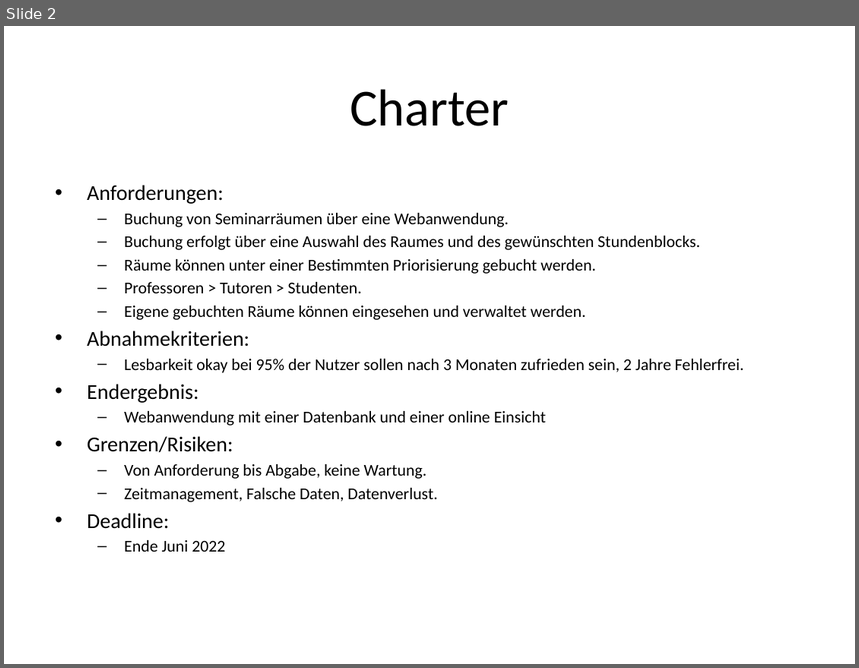
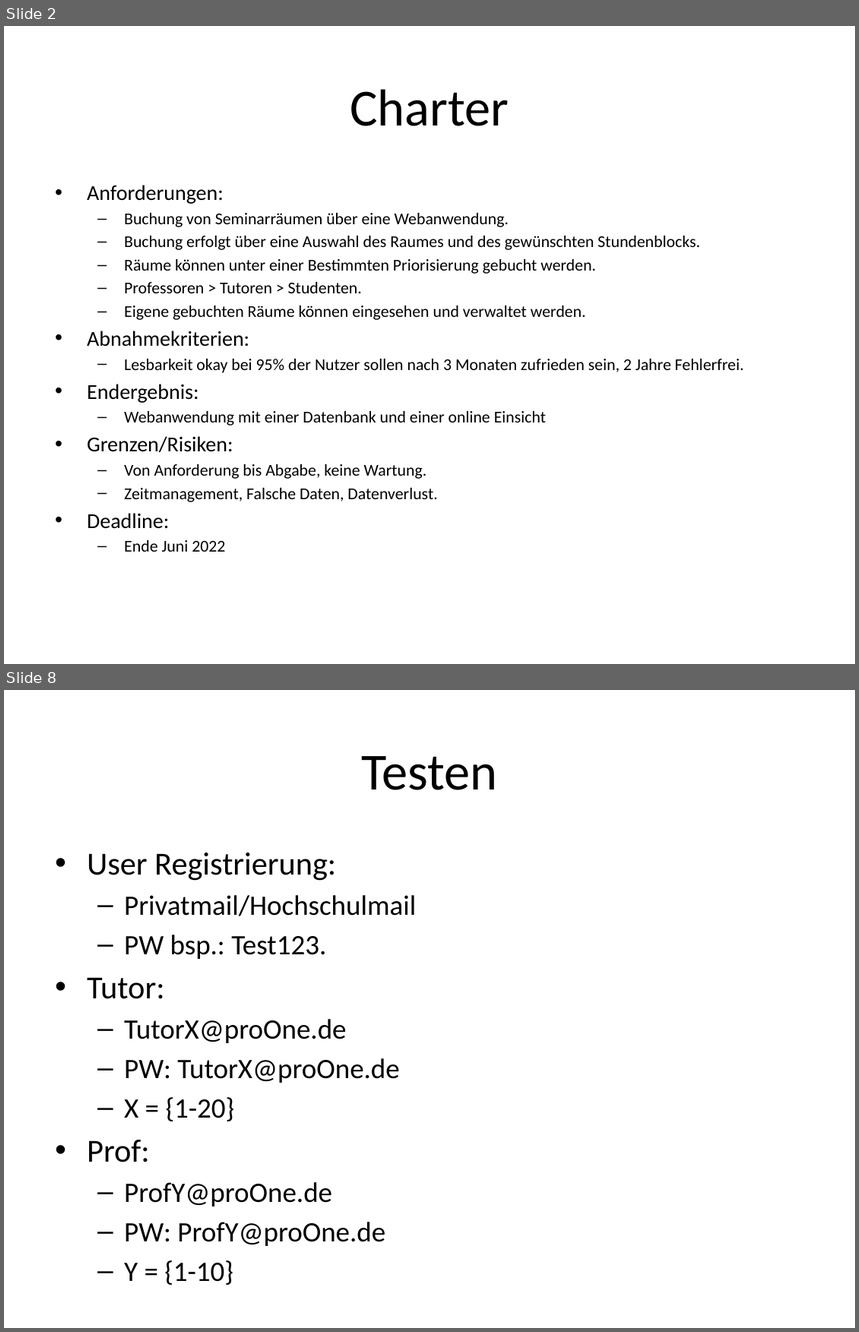
Before and after one commit to Knaeggel/Seminarraeume, a slide deck: doc/Verwaltung_Von_Seminarräumen/PP_Verwaltung_von_Seminarräumen.pptx. Shown one above the other, each under a label of ours: slide 2 before the commit, slides 2 and 8 after it; the slides between them are not shown. The pictures are 859x668 and 859x1332 pixels, drawn with LibreOffice and Linux fonts; fonts in the diff are those of the drawing. Boxes give left, top, right and bottom in pixels: in the first picture for what was removed or moved away, otherwise in the second. Text is boxed around its words. In the diff, an @@ line names an element or a change of style, - is before the commit and + after.

```diff
--- a/doc/Verwaltung_Von_Seminarräumen/PP_Verwaltung_von_Seminarräumen.pptx
+++ b/doc/Verwaltung_Von_Seminarräumen/PP_Verwaltung_von_Seminarräumen.pptx
@@ slide 8 added at (4, 690, 855, 1328), background #FFFFFF @@
@@ title added at (361, 756, 497, 790), 44 pt, text #000000 @@
+Testen
@@ text added at (87, 853, 416, 1285), 23.8 pt, text #000000 @@
+• User Registrierung:
+  – Privatmail/Hochschulmail
+  – PW bsp.: Test123.
+• Tutor:
+  – TutorX@proOne.de
+  – PW: TutorX@proOne.de
+  – X = {1-20}
+• Prof:
+  – ProfY@proOne.de
+  – PW: ProfY@proOne.de
+  – Y = {1-10}
```
Also in this commit, not shown: 1 slide changed, 4 other slides added.
